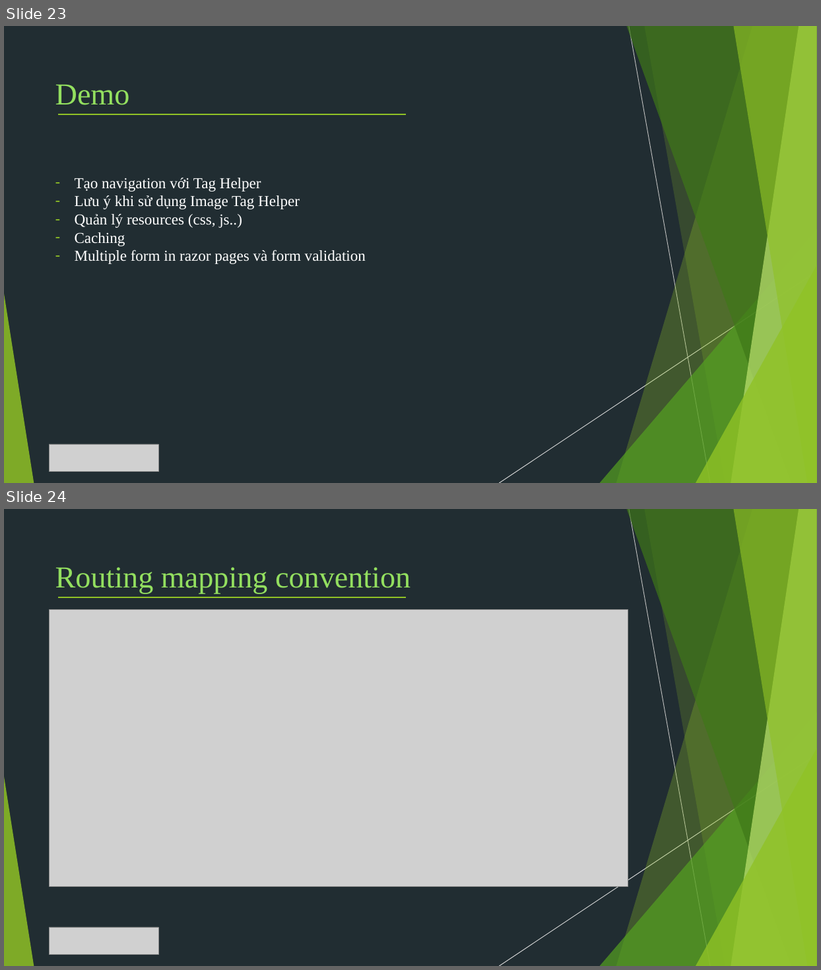
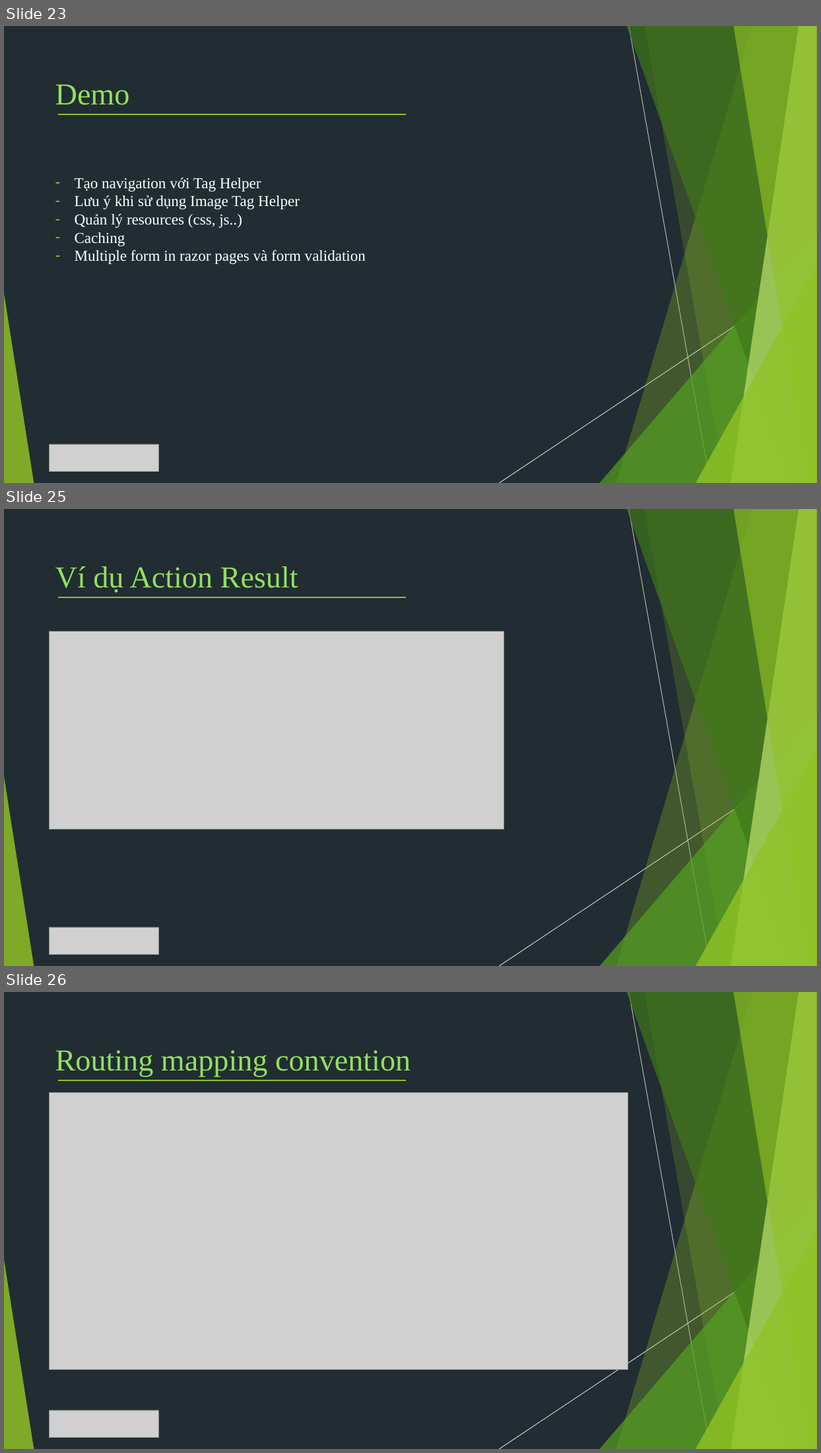
Before and after one commit to TechMarDay/RazorPage, a slide deck: Razor pages.pptx. Shown one above the other, each under a label of ours: slides 23 and 24 before the commit, slides 23, 25 and 26 after it; the slides between them are not shown. The pictures are 821x970 and 821x1453 pixels, drawn with LibreOffice and Linux fonts; fonts in the diff are those of the drawing; grey boxes stand for pictures. Boxes give left, top, right and bottom in pixels: in the first picture for what was removed or moved away, otherwise in the second. Text is boxed around its words. In the diff, an @@ line names an element or a change of style, - is before the commit and + after.

Commit message:
Demo action result

```diff
--- a/Razor pages.pptx
+++ b/Razor pages.pptx
@@ slide 25 added at [4, 509, 817, 966], background #212D32; not listed: 10 template elements that a slide beside it also shows @@
@@ text added at [55, 566, 298, 593], 36 pt, text #93DF5F @@
+Ví dụ Action Result
@@ line added from (58, 597) to (406, 597), #90C226 2 pt @@
@@ picture added at [49, 632, 504, 830] @@
@@ picture added at [49, 927, 158, 955] @@
@@ what was slide 24 is now slide 26 @@
```
Also in this commit, not shown: 1 other slide added, 3 other files.
